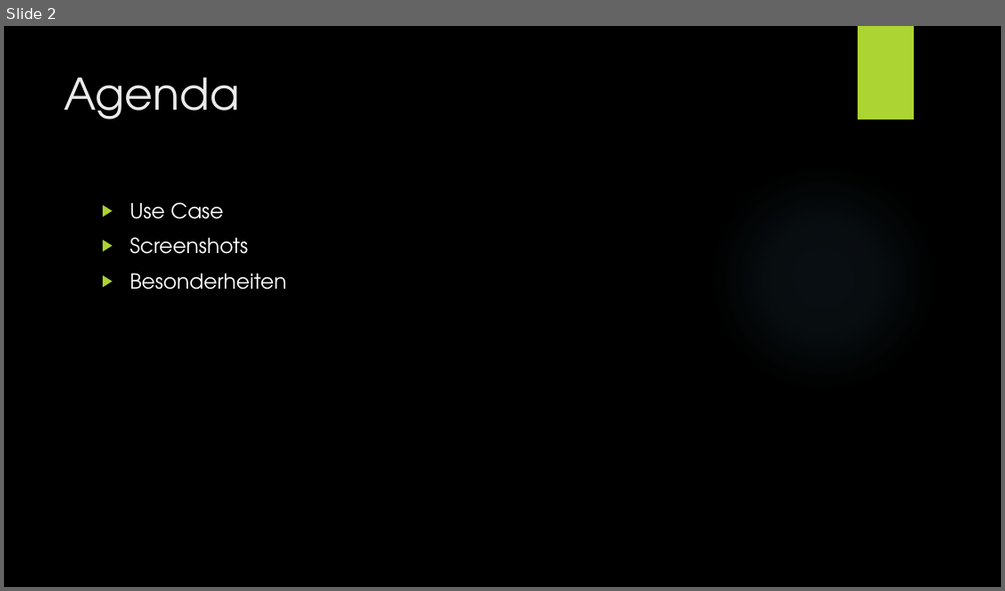
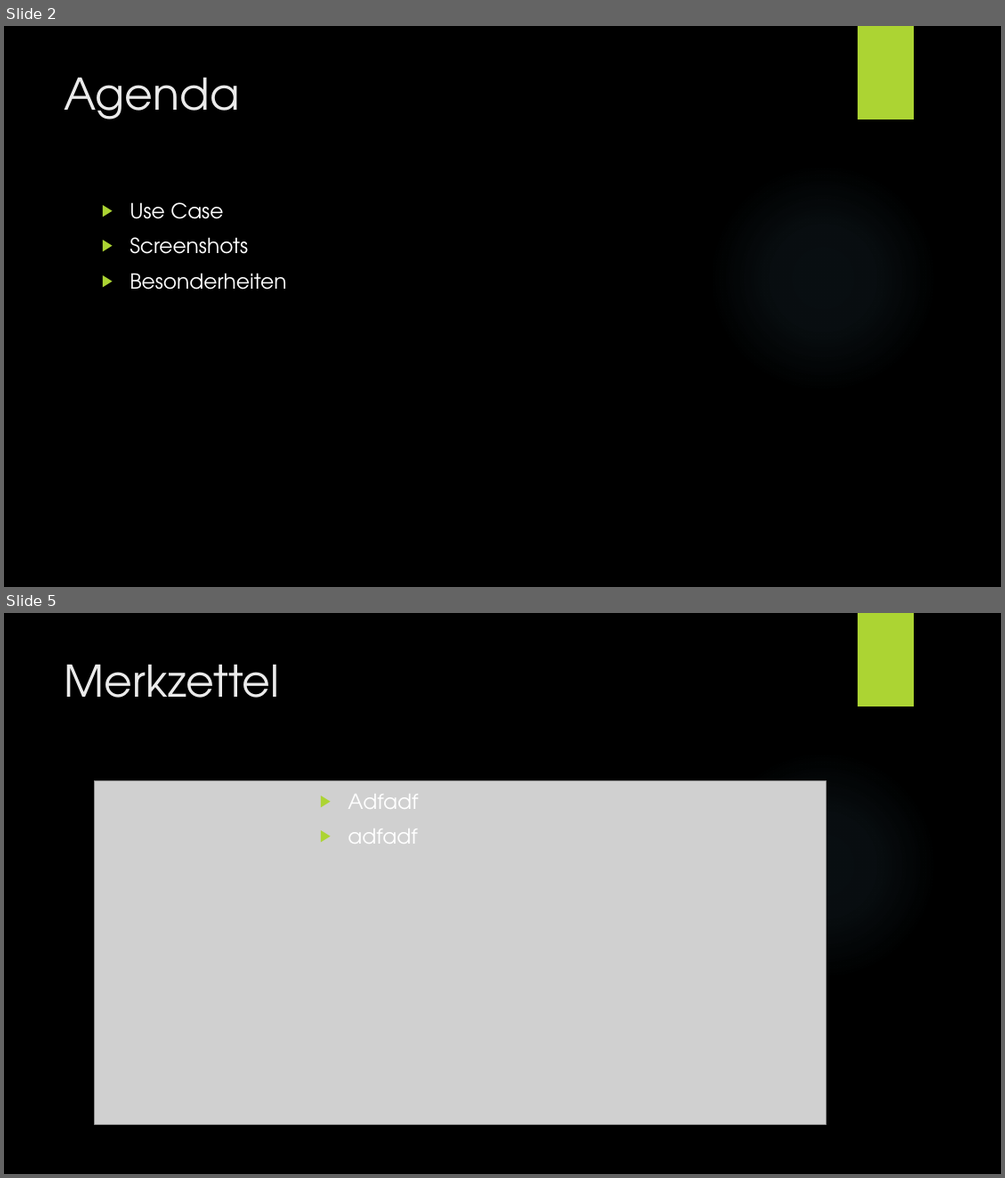
Before and after one commit to Wenja26/rezept, a slide deck: Rezptapp.pptx. Shown one above the other, each under a label of ours: slide 2 before the commit, slides 2 and 5 after it; the slides between them are not shown. The pictures are 1005x591 and 1005x1178 pixels, drawn with LibreOffice and Linux fonts; fonts in the diff are those of the drawing; grey boxes stand for pictures; background and template pictures are left out. Boxes give left, top, right and bottom in pixels: in the first picture for what was removed or moved away, otherwise in the second. Text is boxed around its words. In the diff, an @@ line names an element or a change of style, - is before the commit and + after.

```diff
--- a/Rezptapp.pptx
+++ b/Rezptapp.pptx
@@ slide 5 added at <box>4,613,1001,1174</box>, background picture (left out); not listed: 2 template elements that a slide beside it also shows @@
@@ title added at <box>65,664,279,698</box>, 42 pt, text #EBEBEB @@
+Merkzettel
@@ picture added at <box>95,781,825,1125</box> @@
@@ text added at <box>348,794,418,844</box>, 20 pt, text #FFFFFF @@
+▶ Adfadf
+▶ adfadf
```
Also in this commit, not shown: 5 other slides added, 23 other files.
